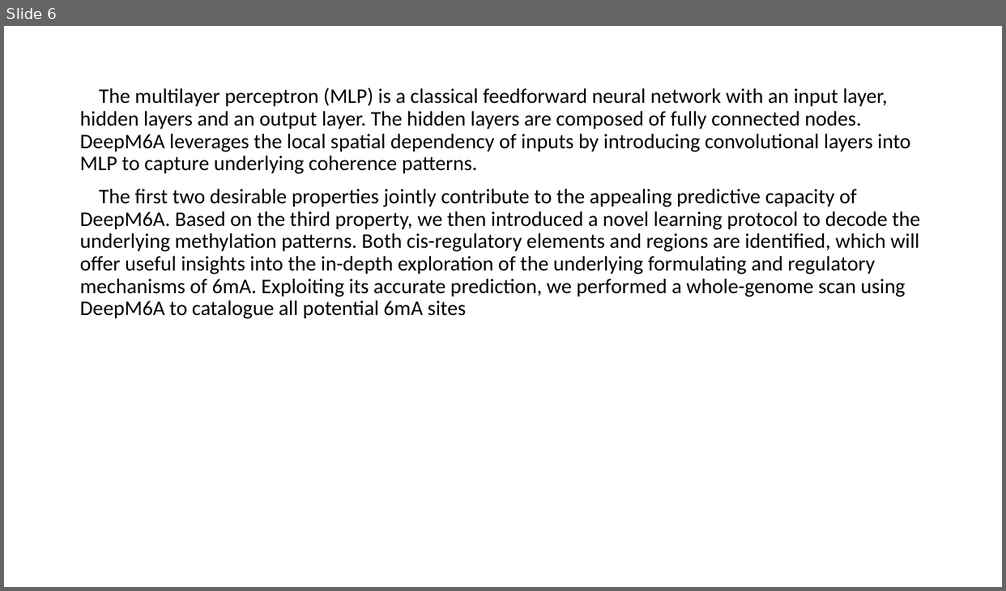
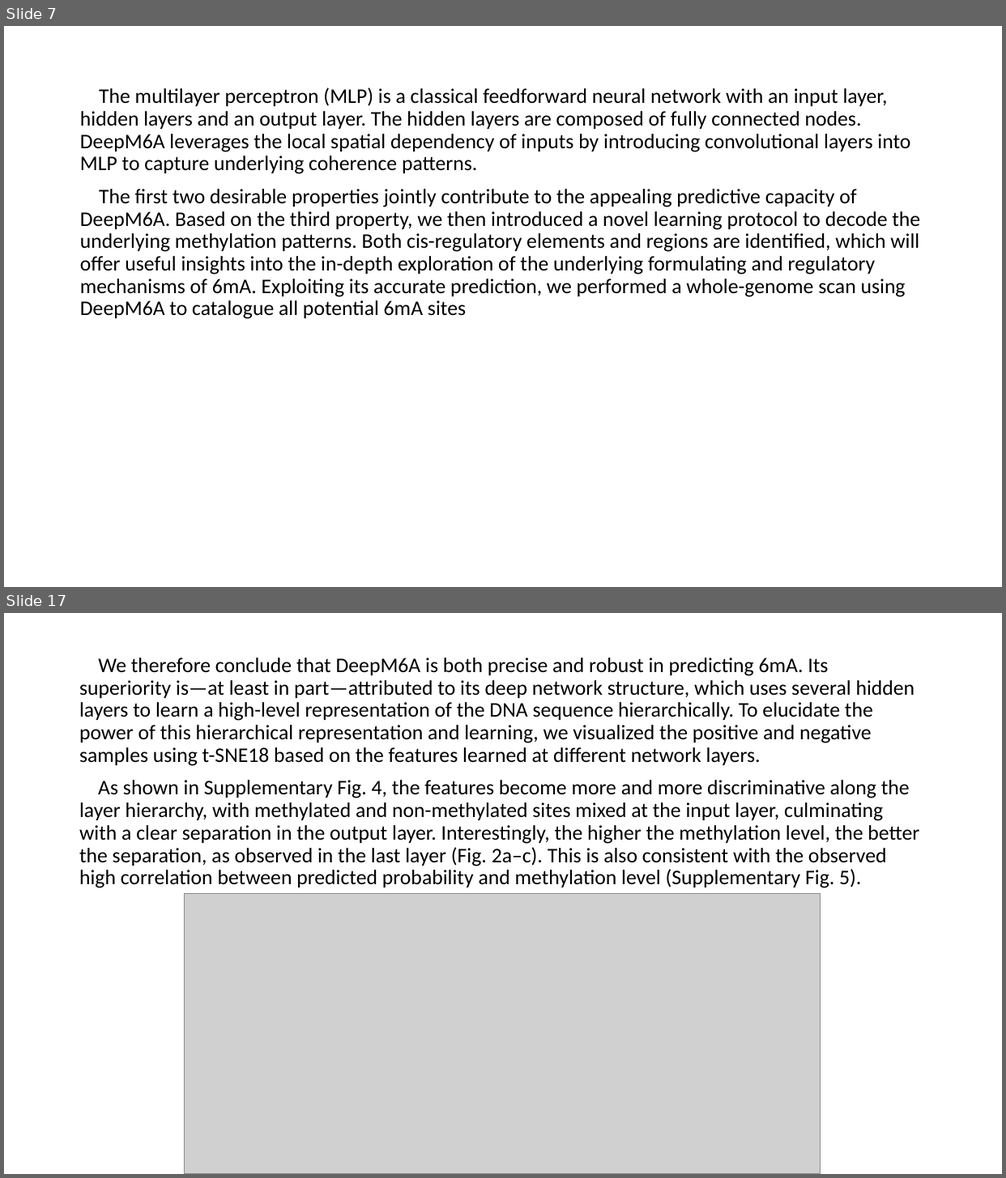
Before and after one commit to YanChengHuang/paper_implement, a slide deck: DeepM6A/presentation/DeepM6A.pptx. Shown one above the other, each under a label of ours: slide 6 before the commit, slides 7 and 17 after it; the slides between them are not shown. The pictures are 1006x591 and 1006x1178 pixels, drawn with LibreOffice and Linux fonts; fonts in the diff are those of the drawing; grey boxes stand for pictures. Boxes give left, top, right and bottom in pixels: in the first picture for what was removed or moved away, otherwise in the second. Text is boxed around its words. In the diff, an @@ line names an element or a change of style, - is before the commit and + after.

```diff
--- a/DeepM6A/presentation/DeepM6A.pptx
+++ b/DeepM6A/presentation/DeepM6A.pptx
@@ slide 17 added at bbox=[4, 613, 1002, 1174], background #FFFFFF @@
@@ text added at bbox=[79, 658, 919, 888], 20 pt, text #000000 @@
+We therefore conclude that DeepM6A is both precise and robust in predicting 6mA. Its superiority is—at least in part—attributed to its deep network structure, which uses several hidden layers to learn a high-level representation of the DNA sequence hierarchically. To elucidate the power of this hierarchical representation and learning, we visualized the positive and negative samples using t-SNE18 based on the features learned at different network layers.
+As shown in Supplementary Fig. 4, the features become more and more discriminative along the layer hierarchy, with methylated and non-methylated sites mixed at the input layer, culminating with a clear separation in the output layer. Interestingly, the higher the methylation level, the better the separation, as observed in the last layer (Fig. 2a–c). This is also consistent with the observed high correlation between predicted probability and methylation level (Supplementary Fig. 5).
@@ picture added at bbox=[185, 894, 820, 1174] @@
@@ what was slide 6 is now slide 7 @@
```
Also in this commit, not shown: 5 slides changed, 17 other slides added, 5 other files.
